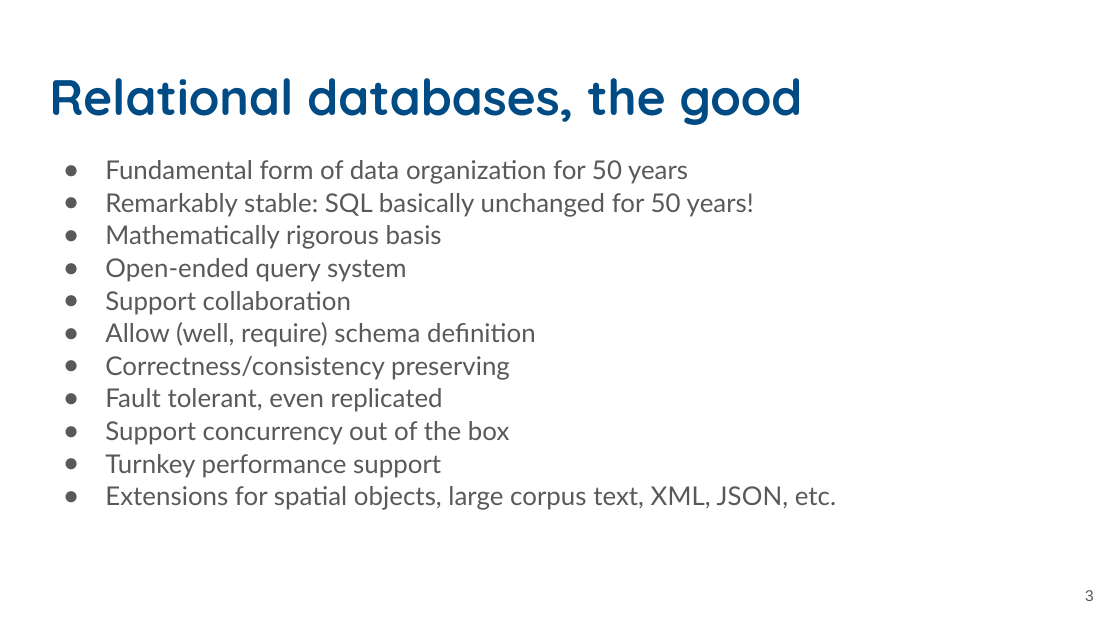
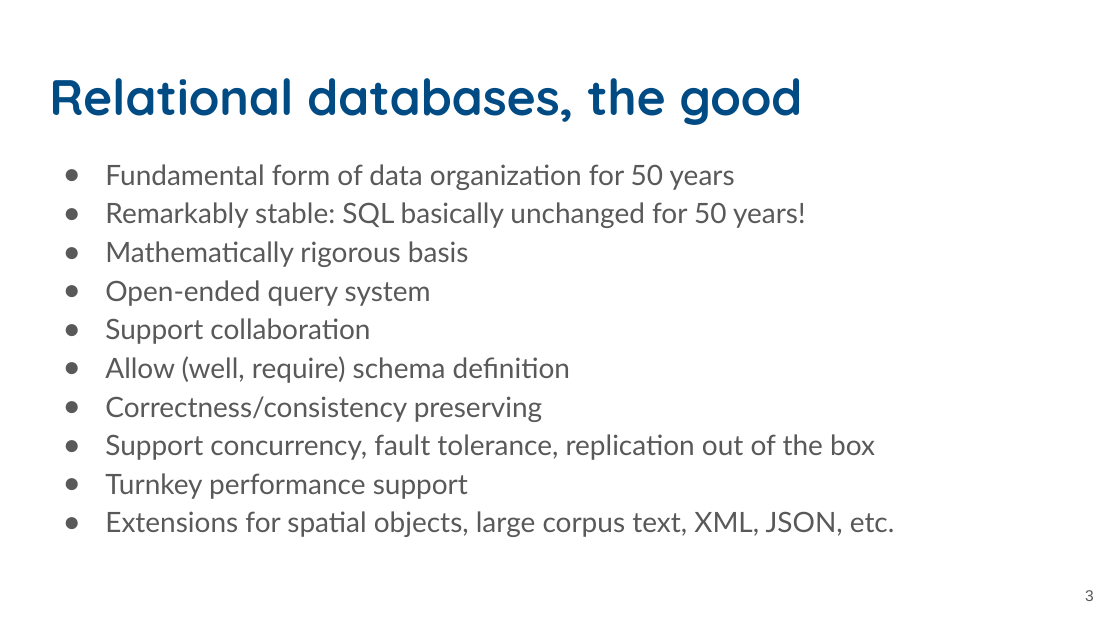
Before and after one commit to UCSB-Library-Research-Data-Services/bren-eds213, a slide deck: slide 3 of modules/week01/slides-01.pptx. Drawn at 1120x630 pixels with LibreOffice and Linux fonts; fonts in the diff are those of the drawing. Boxes give left, top, right and bottom in pixels: in the first picture for what was removed or moved away, otherwise in the second. Text is boxed around its words. In the diff, an @@ line names an element or a change of style, - is before the commit and + after.

```diff
--- a/modules/week01/slides-01.pptx
+++ b/modules/week01/slides-01.pptx
@@ text at (x1=105, y1=164, x2=895, y2=537): size 16.6 to 18 pt in "Fundamental form of data organization for 50 ...", "Remarkably stable: SQL basically unchanged for 50 ...", "Mathematically rigorous basis", "Open-ended query system" and 5 more places; line spacing 1.05 to 1.15 @@
@@ text at (x1=105, y1=434, x2=875, y2=460): text changed; size 16.6 to 18 pt @@
-● Fault tolerant, even replicated
-● Support concurrency out of the box
+● Support concurrency, fault tolerance, replication out of the box
```
Also in this commit, not shown: 10 other slides changed, 1 slide added.
